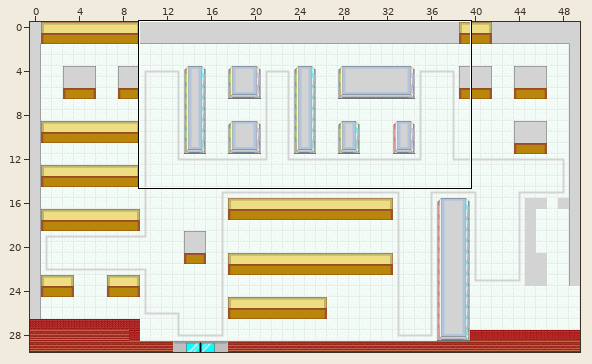
Tiled map: assets/map.tmx. The first picture is a wide view before the edit; the outline marks the close-up.
Close-up. First the earlier version:
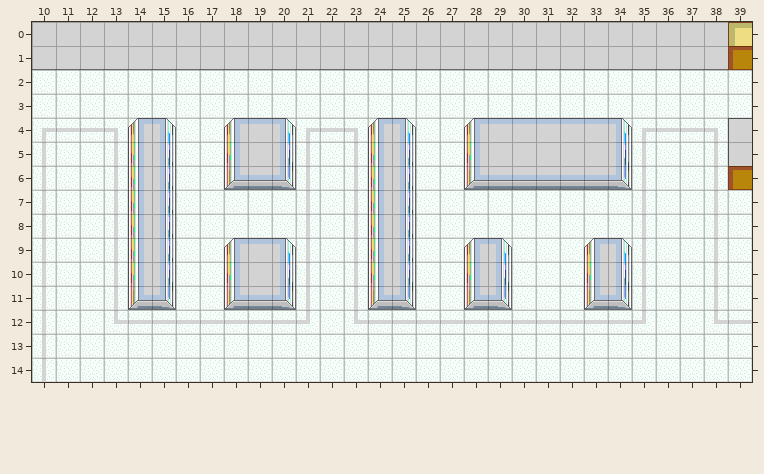
Cells are 24x24 px. Shown: x 10..39, y 0..14.
And afterwards:
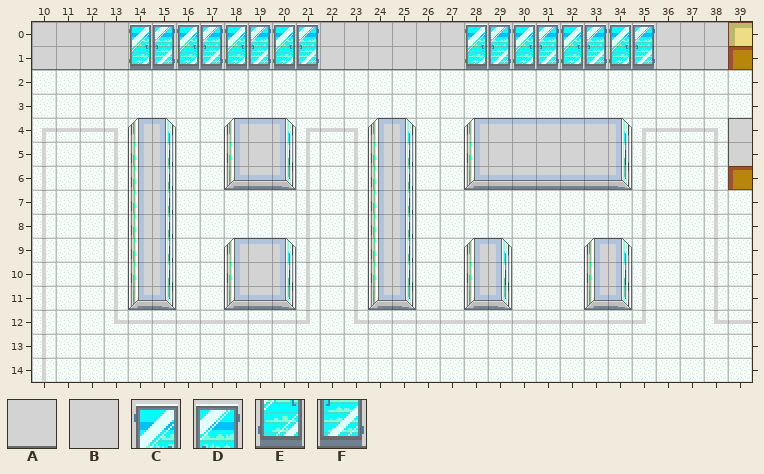
Key: from "map": A 3, B 63, C 90, D 91, E 110, F 111.
_ is an empty cell.
Edits made:
Layer "Impassable":
y 0: x 14..21 BBBBBBBB -> CDCDCDCD; x 28..35 BBBBBBBB -> CDCDCDCD
y 1: x 14..21 AAAAAAAA -> EFEFEFEF; x 28..35 AAAAAAAA -> EFEFEFEF
Pixel boxes of the changes (left, top, right, bottom) in both close-ups:
changed: (129, 24, 319, 69)
changed: (465, 24, 655, 69)
